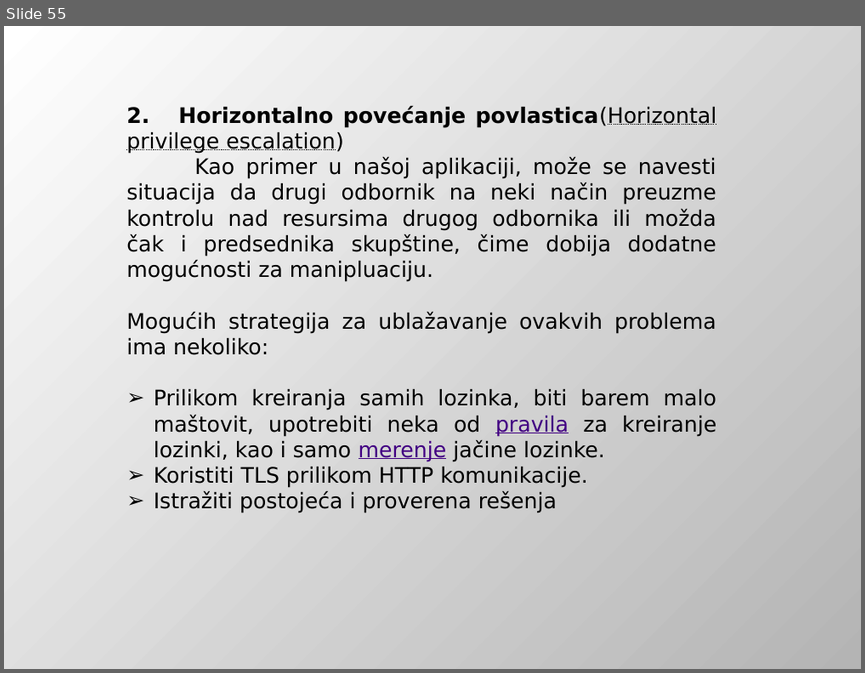
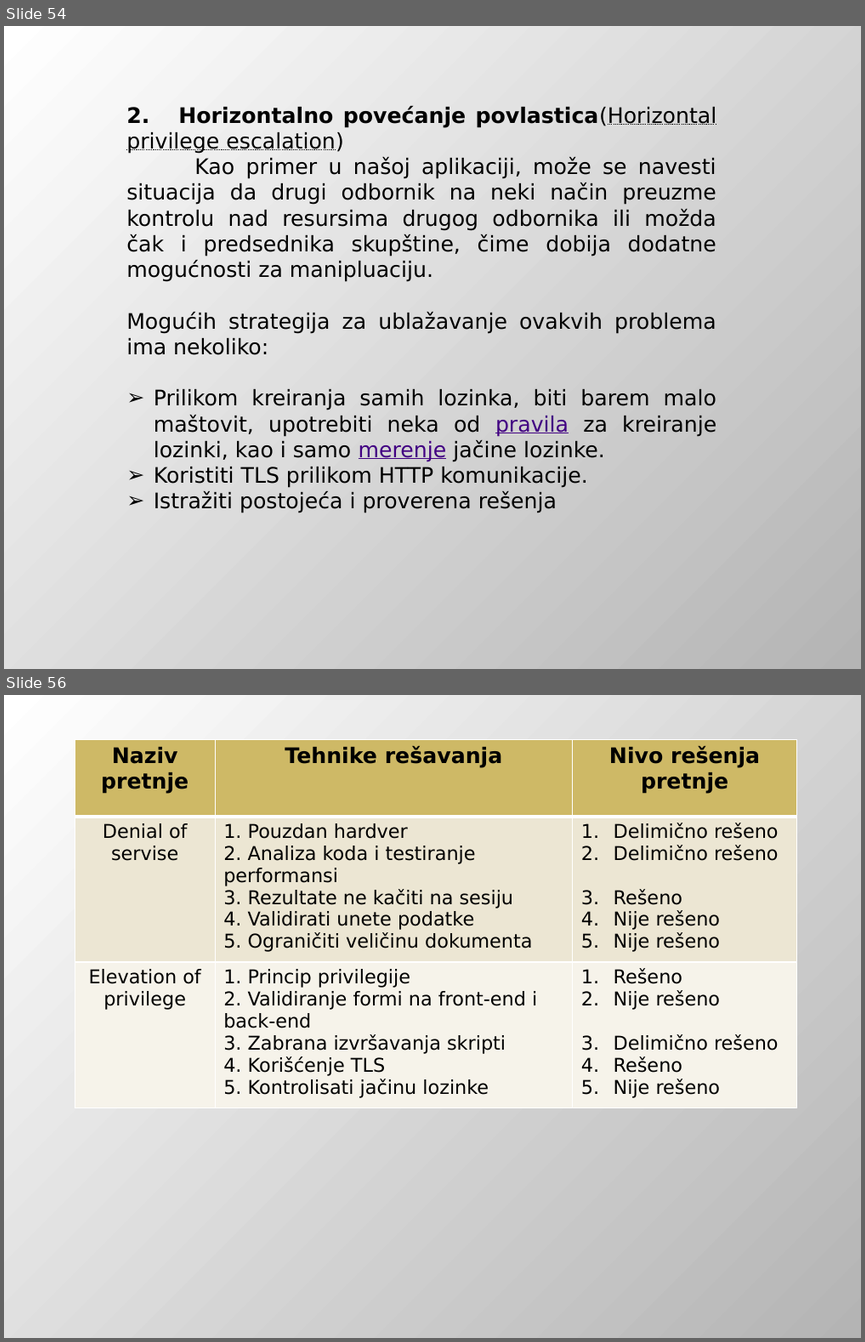
Before and after one commit to DejanUrosevic/XML-Projekat, a slide deck: Model Pretnji.pptx. Shown one above the other, each under a label of ours: slide 55 before the commit, slides 54 and 56 after it; the slides between them are not shown. The pictures are 865x673 and 865x1342 pixels, drawn with LibreOffice and Linux fonts; fonts in the diff are those of the drawing. Boxes give left, top, right and bottom in pixels: in the first picture for what was removed or moved away, otherwise in the second. Text is boxed around its words. In the diff, an @@ line names an element or a change of style, - is before the commit and + after.

```diff
--- a/Model Pretnji.pptx
+++ b/Model Pretnji.pptx
@@ slide 56 added at [4, 695, 861, 1338], background gradient #FFFFFF to #B4B4B4 @@
@@ table added at [75, 739, 797, 1107], 3 rows, 3 columns @@
+Naziv pretnje | Tehnike rešavanja | Nivo rešenja pretnje
+Denial of servise | 1. Pouzdan hardver / 2. Analiza koda i testiranje performansi / 3. Rezultate ne kačiti na sesiju / 4. Validirati unete podatke / 5. Ograničiti veličinu dokumenta | Delimično rešeno / Delimično rešeno / Rešeno / Nije rešeno / Nije rešeno
+Elevation of privilege | 1. Princip privilegije / 2. Validiranje formi na front-end i back-end / 3. Zabrana izvršavanja skripti / 4. Korišćenje TLS / 5. Kontrolisati jačinu lozinke | Rešeno / Nije rešeno / Delimično rešeno / Rešeno / Nije rešeno
@@ what was slide 55 is now slide 54 @@
```
Also in this commit, not shown: 6 slides changed, 1 other slide added, 2 slides removed, 6 other files.
